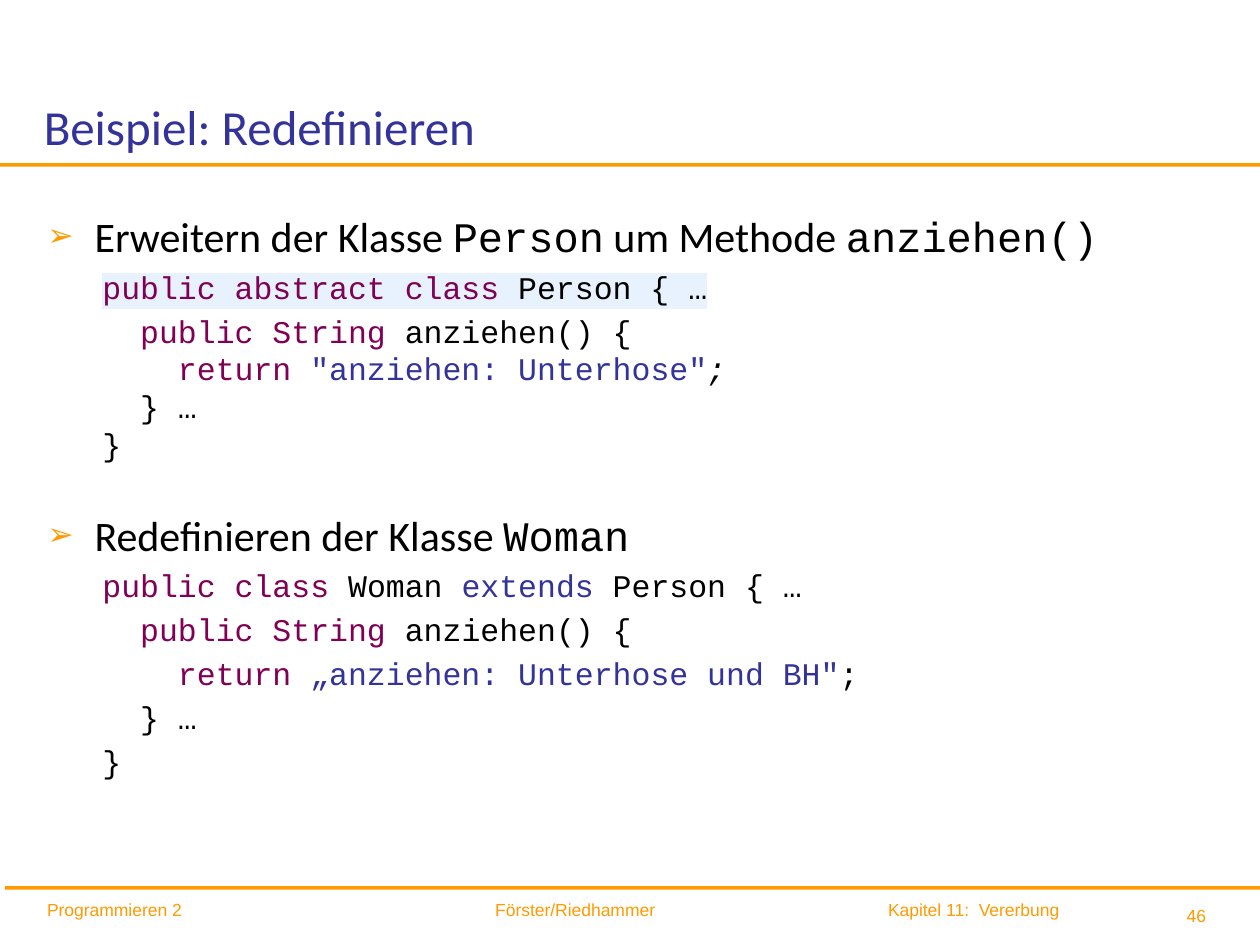
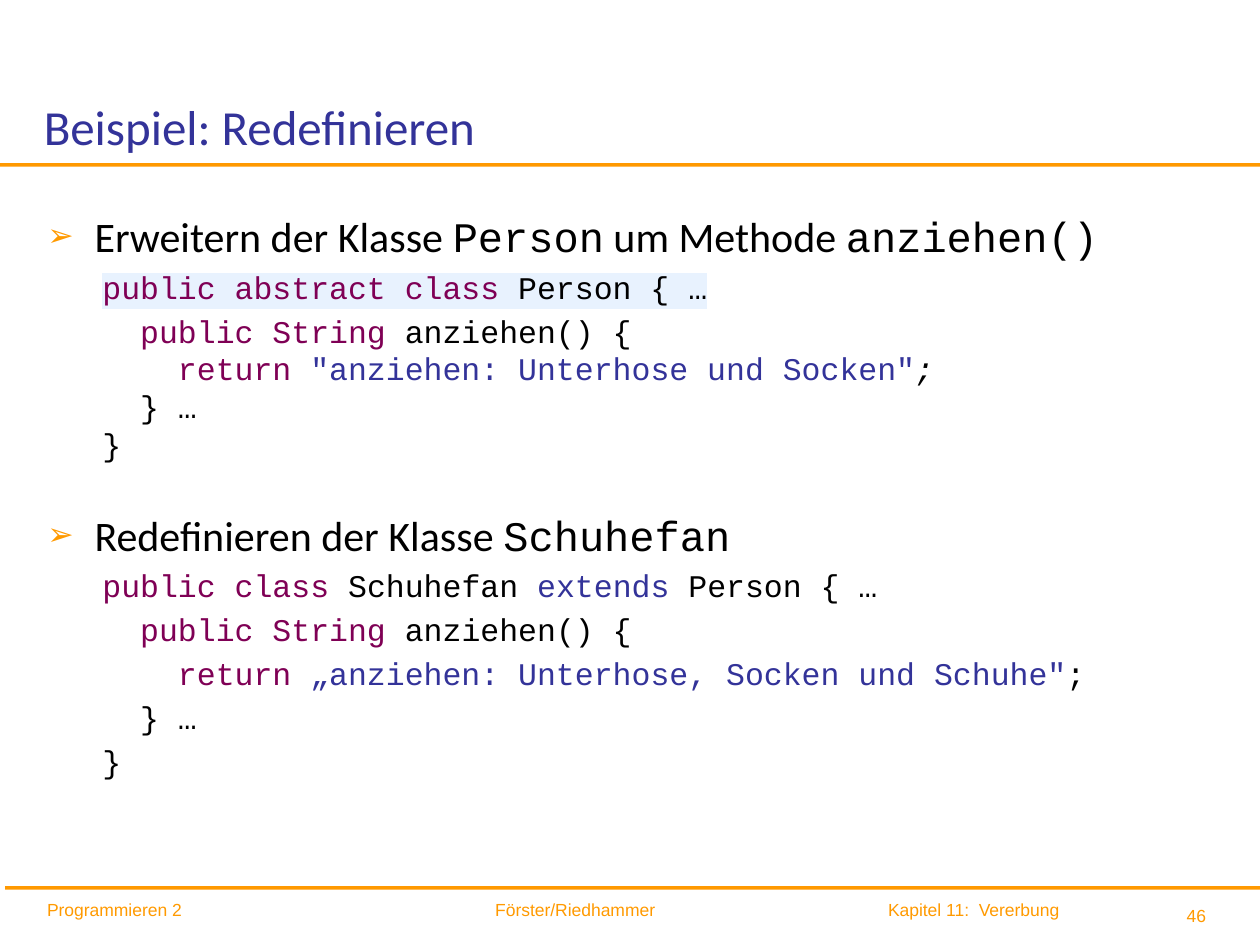
Before and after one commit to ingexue/hsro-wif-oop.github.io, a slide deck: slide 46 of 11-vererbung/vererbung.pptx. Drawn at 1260x945 pixels with LibreOffice and Linux fonts; fonts in the diff are those of the drawing; background and template pictures are left out. Boxes give left, top, right and bottom in pixels: in the first picture for what was removed or moved away, otherwise in the second. Text is boxed around its words. In the diff, an @@ line names an element or a change of style, - is before the commit and + after.

Commit message:
Klassen umbenannt

```diff
--- a/11-vererbung/vererbung.pptx
+++ b/11-vererbung/vererbung.pptx
@@ text at (x1=95, y1=320, x2=934, y2=604): text changed @@
-  public String anziehen() {
-  return "anziehen: Unterhose";
-  } …
-  }
-➢ Redefinieren der Klasse Woman
-  public class Woman extends Person { …
+  public String anziehen() {
+  return "anziehen: Unterhose und Socken";
+  } …
+  }
+➢ Redefinieren der Klasse Schuhefan
+  public class Schuhefan extends Person { …
@@ text at (x1=178, y1=662, x2=1085, y2=691): text changed @@
-  return „anziehen: Unterhose und BH";
+  return „anziehen: Unterhose, Socken und Schuhe";
```
Also in this commit, not shown: 29 other slides changed, 2 other files.
